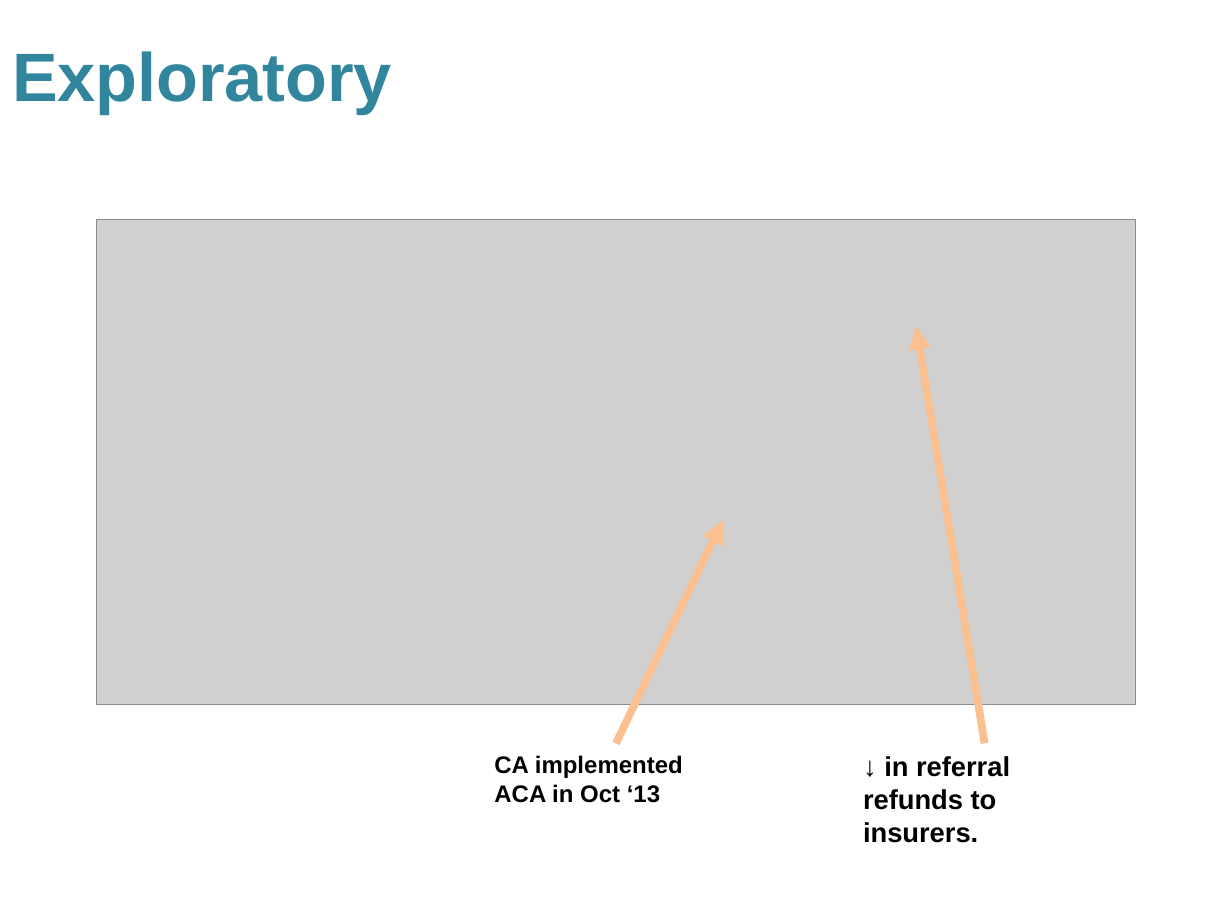
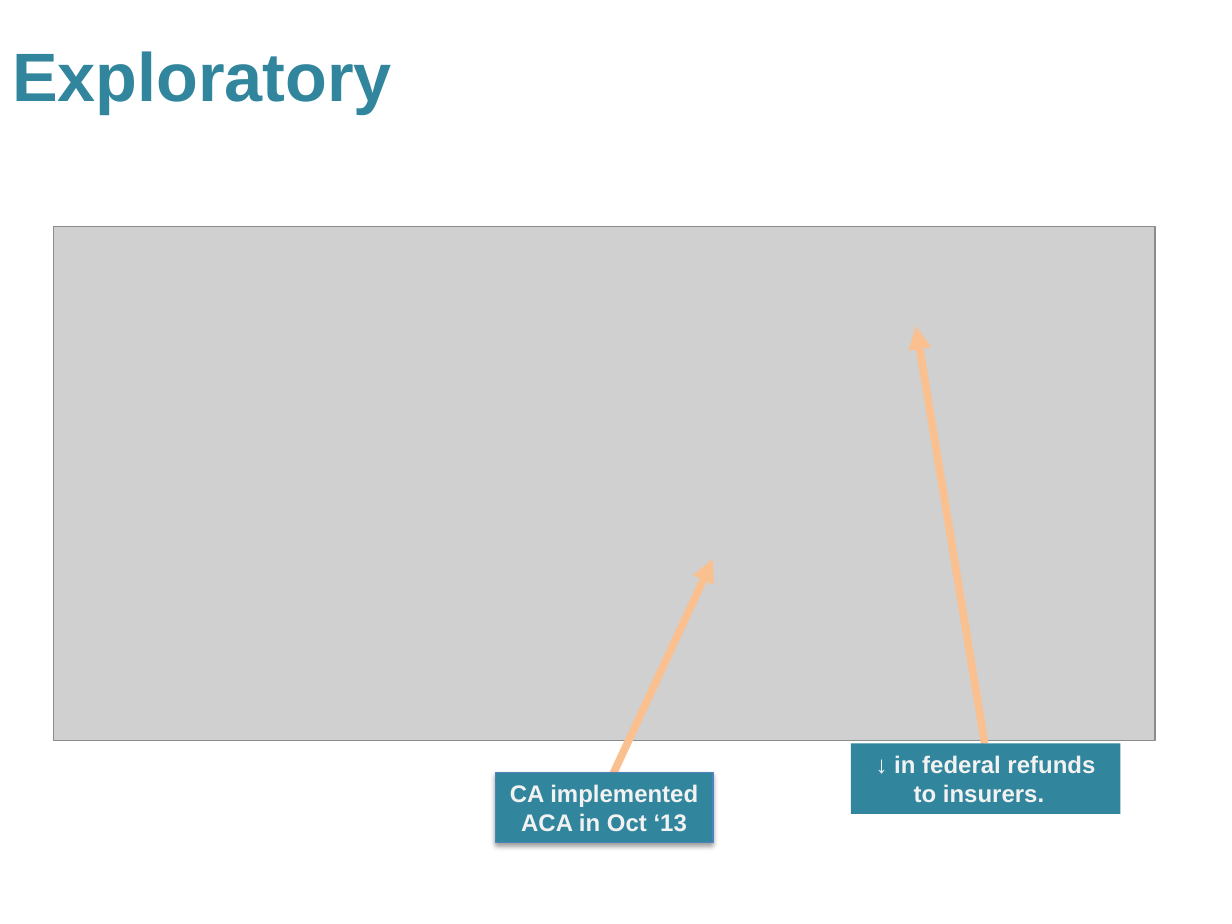
Before and after one commit to Morgan-Sell/Bias-CA-IMR, a slide deck: slide 4 of CA_IMR_v1.pptx. Drawn at 1232x924 pixels with LibreOffice and Linux fonts; fonts in the diff are those of the drawing; grey boxes stand for pictures; background and template pictures are left out. Boxes give left, top, right and bottom in pixels: in the first picture for what was removed or moved away, otherwise in the second. Text is boxed around its words. In the diff, an @@ line names an element or a change of style, - is before the commit and + after.

```diff
--- a/CA_IMR_v1.pptx
+++ b/CA_IMR_v1.pptx
@@ picture: place and size @@
-picture at [96, 219, 1136, 705]
+picture at [53, 227, 1154, 740]
@@ arrow moved from (616, 743) - (723, 520) to (604, 793) - (713, 559) @@
@@ rectangle "↓ in federal refunds to ...": place and size @@
-rectangle "↓ in federal refunds to ..." at [863, 756, 1010, 843]
+rectangle "↓ in federal refunds to ..." at [851, 743, 1121, 813]
@@ rectangle "↓ in federal refunds to ..." at [851, 743, 1121, 813]: fill none to #31859C @@
@@ rectangle "CA implemented": place and size @@
-rectangle "CA implemented" at [494, 755, 683, 803]
+rectangle "CA implemented" at [495, 772, 713, 843]
@@ rectangle "CA implemented" at [495, 772, 713, 843]: text colour #000000 to #F2F2F2; alignment left to centre; fill none to #31859C; outline none to #4F81BD 0.75 pt; shadow on @@
@@ text in rectangle at [894, 755, 1095, 803]: text changed; size 16 to 14 pt; text colour #000000 to #F2F2F2 @@
-↓ in referral refunds to insurers.
+↓ in federal refunds to insurers.
```
Also in this commit, not shown: 6 other slides changed, 14 other files.
